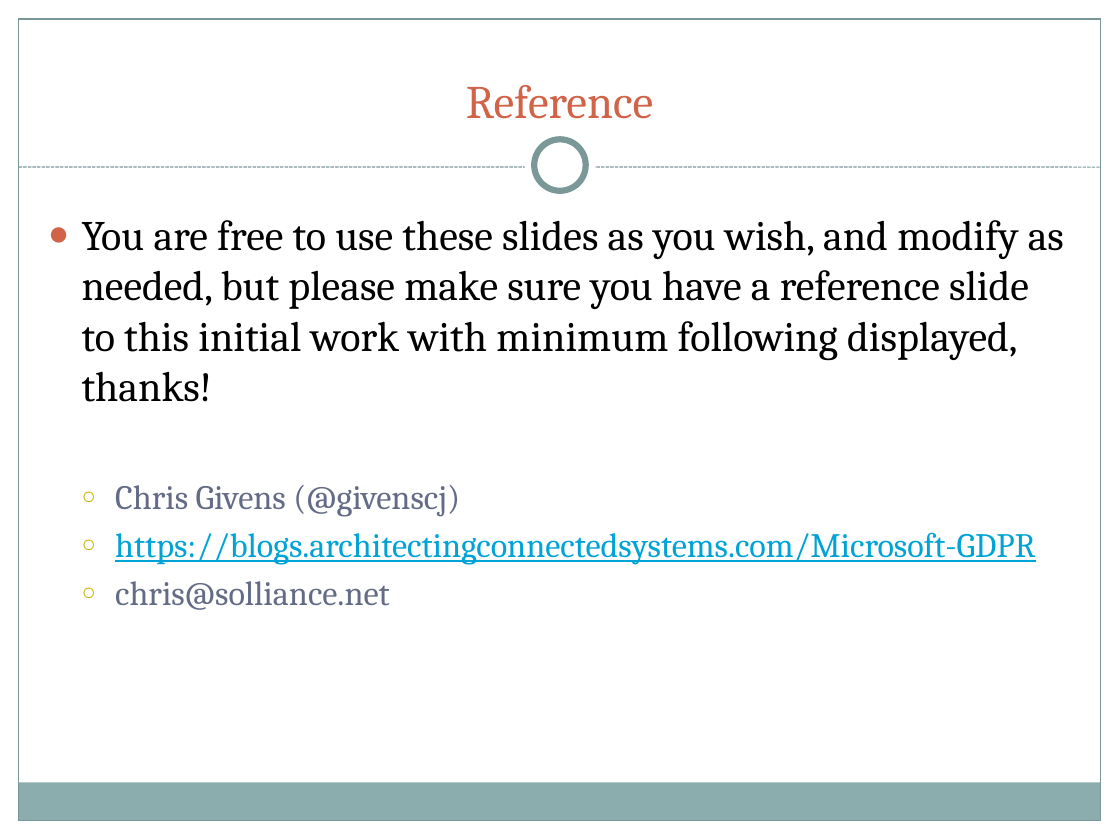
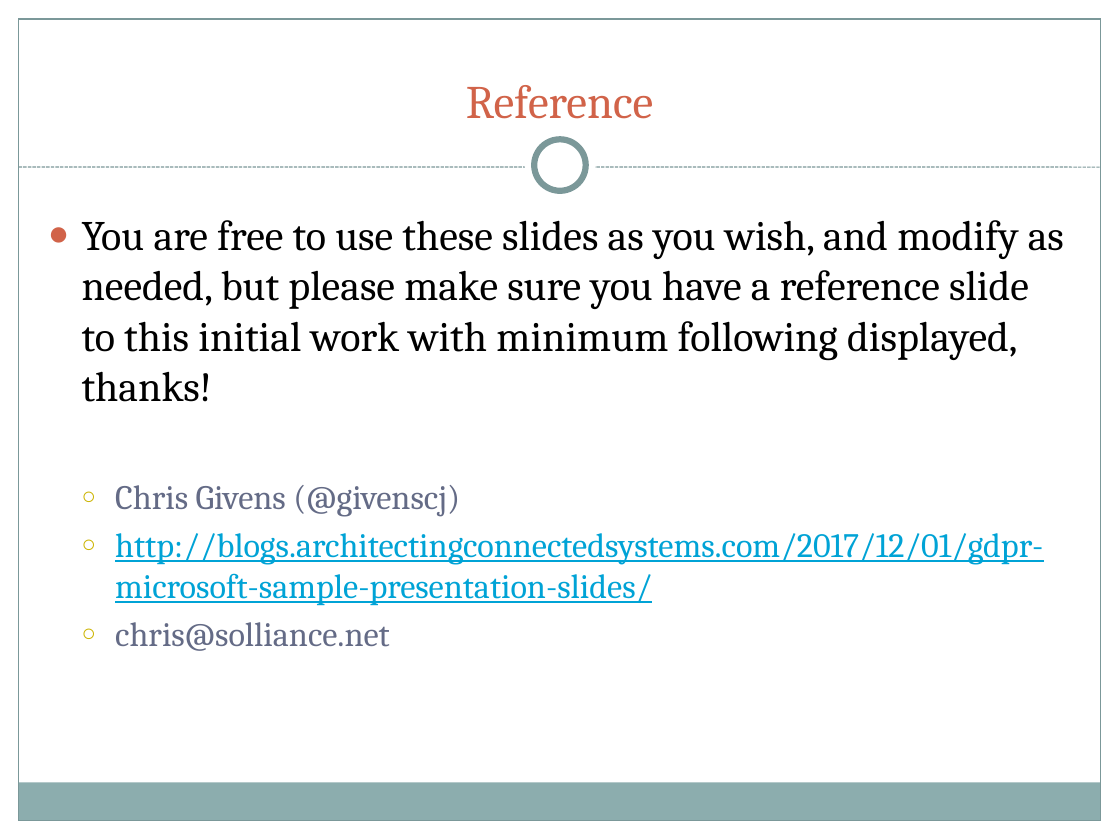
Before and after one commit to givenscj/GDPRPresentation, a slide deck: slide 3 of GDPR Prezo.pptm. Drawn at 1120x840 pixels with LibreOffice and Linux fonts; fonts in the diff are those of the drawing. Boxes give left, top, right and bottom in pixels: in the first picture for what was removed or moved away, otherwise in the second. Text is boxed around its words. In the diff, an @@ line names an element or a change of style, - is before the commit and + after.

```diff
--- a/GDPR Prezo.pptm
+++ b/GDPR Prezo.pptm
@@ text at [115,533,1043,606]: text changed @@
-  ○ https://blogs.architectingconnectedsystems.com/Microsoft-GDPR
+  ○ http://blogs.architectingconnectedsystems.com/2017/12/01/gdpr-microsoft-sample-presentation-slides/
```
